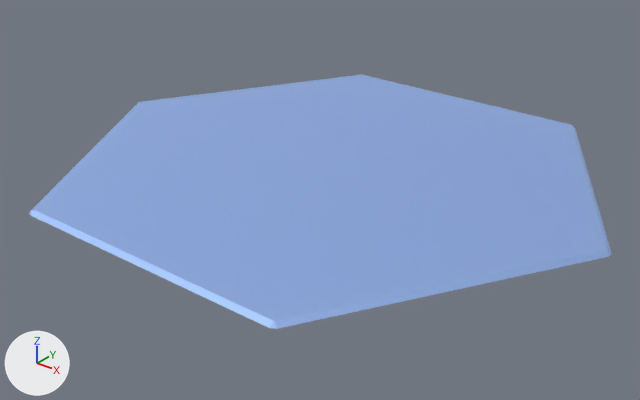
Two versions of the glTF model games/hex-flip/assets/models/hex_empty.glb, one commit apart.
The view is the same before and after, from a 50 mm camera at (1.716, -2.203, 0.808) aimed at (0.01, -0.07, -0.514). Lighting does not change. The marker at lower left points along +X, +Y and +Z. Where no turn or scale is listed for an object, it has been applied to the vertices. Vertices at the same position are counted once.

Objects in the first picture: 'tile'.
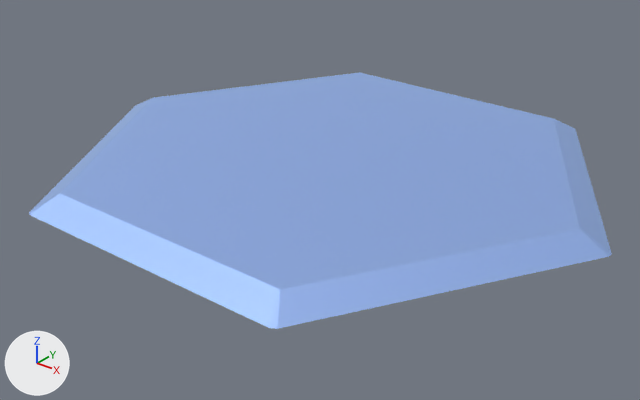
The newer file is also rescaled (x1.041), turned or shifted as a whole; pictures and numbers use the older file's frame.

Boxes (x1, y1, x2, y2) around the edits, measured in the pictures (640 x 400 px):
'tile', reshaped
    before: (29, 75, 612, 329)
    after: (29, 72, 612, 329)

What changed in the scene script:
```text
Change me_cylinder_003:
    where me_cylinder_003.from_pydata(...)  # 18 vertices, 22 faces; spans x -0.99..0.99, y -0.87..0.87, z -0.16..-0.15
    used by ob_tile; location = (0.0, 0.0, -0.25)
    me_cylinder_003 part 1
    me_cylinder_003.vertices[0].co: (-0.98, 0.0, -0.15) -> (-0.9, 0.0, -0.11)  # pixel (138, 101) -> pixel (152, 97)
    me_cylinder_003.vertices[1].co: (0.49, 0.85, -0.15) -> (0.45, 0.78, -0.11)  # pixel (571, 124) -> pixel (553, 118)
    me_cylinder_003.vertices[2].co: (-0.49, 0.85, -0.15) -> (-0.45, 0.78, -0.11)  # pixel (361, 74) -> pixel (359, 72)
    me_cylinder_003.vertices[3].co: (0.98, 0.0, -0.15) -> (0.9, 0.0, -0.11)  # pixel (607, 249) -> pixel (579, 228)
    me_cylinder_003.vertices[4].co: (-0.49, -0.85, -0.15) -> (-0.45, -0.78, -0.11)  # pixel (32, 208) -> pixel (59, 193)
    me_cylinder_003.vertices[5].co: (0.49, -0.85, -0.15) -> (0.45, -0.78, -0.11)  # pixel (274, 321) -> pixel (280, 289)
```
